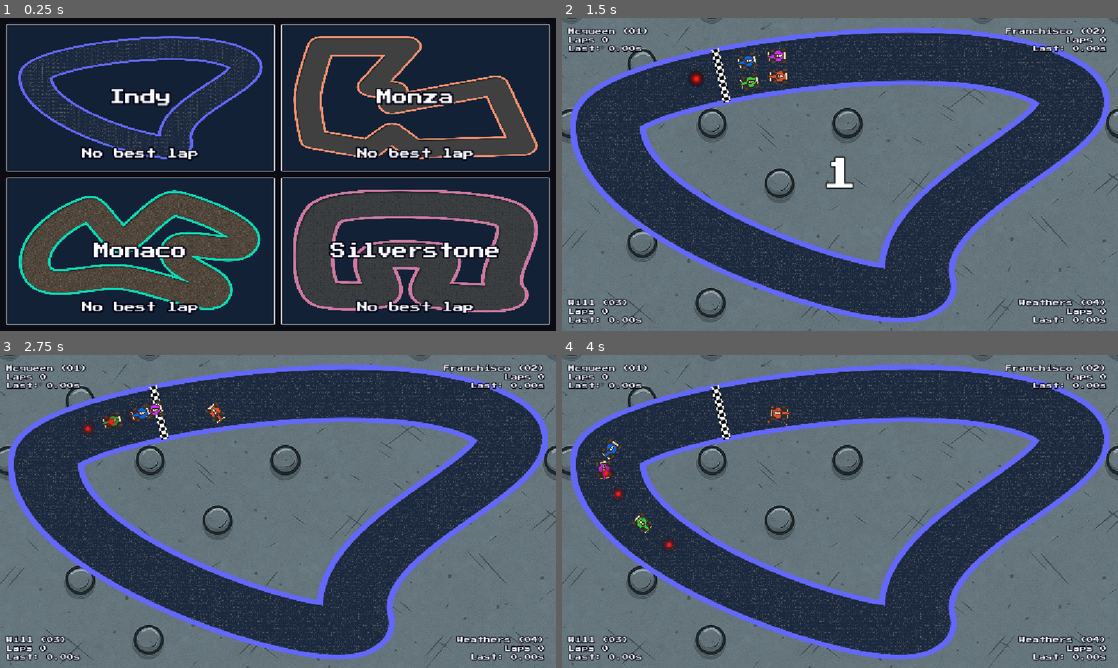
Above: before the commit, frames 1-4 (two rows, left to right).
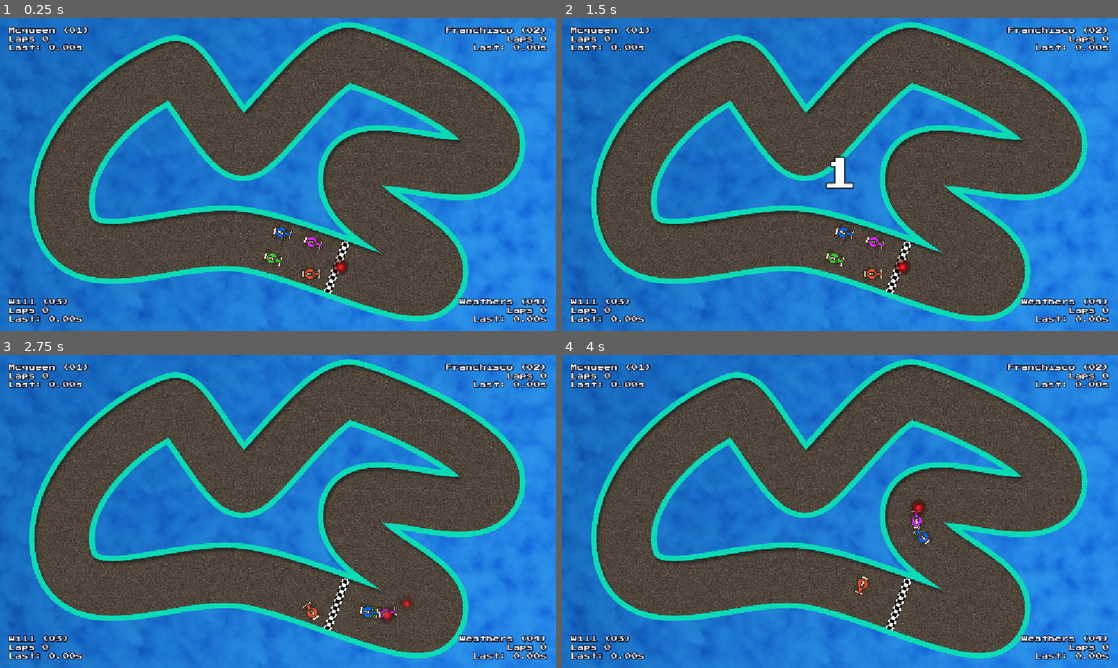
Above: after the commit, the same moments.

Repository: koreem-ahmed/mad-racer
Game: Godot game, scene res://scenes/Tracks/Monaco.tscn
The game is run twice, just before and just after one commit, with the same random seed, the same clock (stepped at 60 frames per second) and the same inputs. Before the commit the project starts from res://scenes/UI/Levels.tscn.
Inputs (mouse positions are in pixels of both pictures, inside the frame that each line leads up to):
- Up to frame 1 (0.25 s): no input
- Up to frame 2 (1.5 s): tap Enter at 0.5 s; move the mouse to (701, 96) at 0.52 s; press the mouse at (701, 96) at 0.53 s; hold Right (ui_right) 0.53-1.28 s; tap S (Start) at 1.25, 1.35 s; move the mouse to (728, 190) at 1.27 s; release the mouse at (728, 190) at 1.28 s; hold Down from 1.28 s (still down)
- Up to frame 3 (2.75 s): move the mouse to (333, 442) at 2.02 s; release Down at 2.03 s; hold Right (ui_right) from 2.03 s (still down); tap Alt at 2.1 s
- Up to frame 4 (4 s): move the mouse to (812, 574) at 2.77 s; release Right (ui_right) at 2.78 s; hold Up (ui_up) 2.78-3.53 s; tap Shift at 2.85 s; click (812, 574) at 2.92 s; move the mouse to (1006, 558) at 3.52 s; press the mouse at (1006, 558) at 3.53 s; hold Left (ui_left) from 3.53 s (still down)

The runs differ from the first frame. In frame 1, 90% of the frame differs, in the area x 0-100%, y 0-100%; in frame 2, 98%; in frame 3, 98%; in frame 4, 98%.

Commit message:
Making advanced AI cars
I began by using a geometry relation between the waypoints to make a triangle between the 3 waypoints after making the triangles it calculates the radius of the prev and next waypoint and then it tracks it a relation which makes the speed and the steering relative to the curves and straight lines in the track by doing that the Cars will feel like real people that change speeds based on curves

Diff:
--- a/Classes/CarRaceData.gd
+++ b/Classes/CarRaceData.gd
@@ -39,13 +39,13 @@
 
 
 
-func set_total_time(_total_time: float) -> void:
-	total_time = _total_time
+func set_total_time(p_total_time: float) -> void:
+	total_time = p_total_time
 
 
-func force_finish(_total_time: float, progress: float) -> void:
+func force_finish(p_total_time: float, progress: float) -> void:
 	partial_progress = progress
-	total_time = _total_time
+	total_time = p_total_time
 
 
 func _to_string() -> String:
--- a/project.godot
+++ b/project.godot
@@ -11,7 +11,7 @@
 [application]
 
 config/name="mad racer"
-run/main_scene="uid://btgmpgaekk13h"
+run/main_scene="uid://c5nipi7uf6chm"
 config/features=PackedStringArray("4.6", "GL Compatibility")
 
 [autoload]
--- a/scenes/Cars/CpuCar.gd
+++ b/scenes/Cars/CpuCar.gd
@@ -6,8 +6,13 @@
 
 @export var debug: bool = true
 @export var waypoint_distance: float = 20.0
-@export var max_speed_limit: float = 350.0
-@export var min_speed_limit: float = 300.0
+@export var max_top_speed_limit: float = 350.0
+@export var min_top_speed_limit: float = 300.0
+@export var max_bottom_speed_limit: float = 120.0
+@export var min_bottom_speed_limit: float = 80.0
+@export var speed_reaction: float = 2.0
+
+
 
 @onready var target_sprite: Sprite2D = $"Target sprite"
 
@@ -24,7 +29,7 @@
 
 func _ready() -> void:
 	target_sprite.visible = debug
-	target_speed = randf_range(min_speed_limit , max_speed_limit)
+	target_speed = randf_range(min_top_speed_limit , max_top_speed_limit)
 
 	super()
 
@@ -32,6 +37,14 @@
 func update_waypoint() -> void:
 	if global_position.distance_to(targeted_waypoint) < waypoint_distance:
 		set_next_waypoint(_next_waypoint.next_waypoint)
+		target_speed = lerp(
+			max_bottom_speed_limit,
+			max_top_speed_limit,
+			_next_waypoint.next_waypoint.radius_factor
+		)
+		print(target_speed)
+
+
 
 
 func set_next_waypoint(wp: Waypoint) -> void:
@@ -51,7 +64,7 @@
 
 	var ta: float = (targeted_waypoint - global_position).angle()
 	rotation = lerp_angle(rotation, ta, steer_reaction * delta)
-	_velocity = lerp(_velocity, target_speed, delta)
+	_velocity = lerp(_velocity, target_speed, speed_reaction * delta)
 	position += transform.x * _velocity * delta
 
 	update_waypoint()
--- a/scenes/Track Processor/TrackProcessor.gd
+++ b/scenes/Track Processor/TrackProcessor.gd
@@ -12,7 +12,7 @@
 
 @export var interval: float = 50.0
 @export var grid_space: float = 75.0
-
+@export var radius_curve: Curve
 
 
 var _waypoints: Array[Waypoint]
@@ -24,6 +24,18 @@
 			printerr("Track_Proccessor: First waypoint missing")
 			return null
 		return _waypoints[0]
+
+
+func calculate_radius() -> void:
+	var min_radius: float = Waypoint.MAX_RADIUS
+
+	for wp in _waypoints:
+		wp.calc_radius()
+		min_radius = min(min_radius, wp.radius)
+
+	for wp in _waypoints:
+		wp.set_radius_factor(min_radius, radius_curve)
+
 
 func connect_waypoints() -> void:
 	var total_wp: int = _waypoints.size()
@@ -57,6 +69,8 @@
 	_waypoints.clear()
 	await generate_waypoints(holder)
 	connect_waypoints()
+	calculate_radius()
+
 	for wp in _waypoints:
 		print(wp)
 
--- a/scenes/Track Processor/TrackProcessor.tscn
+++ b/scenes/Track Processor/TrackProcessor.tscn
@@ -2,6 +2,11 @@
 
 [ext_resource type="Script" uid="uid://d11gdbql3mkli" path="res://scenes/Track Processor/TrackProcessor.gd" id="1_k8hbu"]
 
+[sub_resource type="Curve" id="Curve_k8hbu"]
+_data = [Vector2(0, 0), 0.0, 0.4154887, 0, 0, Vector2(0.364532, 0.9284117), 0.47804087, 0.47804087, 0, 0, Vector2(1, 1), 0.0, 0.0, 0, 0]
+point_count = 3
+
 [node name="TrackProcessor" type="PathFollow2D" unique_id=1278362240]
 loop = false
 script = ExtResource("1_k8hbu")
+radius_curve = SubResource("Curve_k8hbu")
--- a/scenes/Tracks/Track.tscn
+++ b/scenes/Tracks/Track.tscn
@@ -129,7 +129,7 @@
 
 [node name="Music" type="AudioStreamPlayer" parent="." unique_id=2112462705]
 stream = ExtResource("14_u5gbe")
-volume_db = -12.0
+volume_db = -80.0
 autoplay = true
 parameters/looping = true
 
--- a/scenes/Waypoint/WayPoint.gd
+++ b/scenes/Waypoint/WayPoint.gd
@@ -3,9 +3,21 @@
 
 class_name Waypoint
 
+
+const MAX_RADIUS: float = 300.0
+
+
 @onready var right_collision: RayCast2D = $Right_Collision
 @onready var left_collision: RayCast2D = $Left_Collision
 @onready var debuging_label: Label = $Label_for_debug
+
+
+var radius: float = MAX_RADIUS:
+	get: return radius
+
+
+var radius_factor: float = 0.0:
+	get: return radius_factor
 
 
 var number: int = 0:
@@ -30,5 +42,28 @@
 	number = num
 	debuging_label.text = "%d" % num
 
+
+func calc_radius() -> void:
+	var a: float = prev_waypoint.global_position.distance_to(global_position)
+	var b: float = global_position.distance_to(next_waypoint.global_position)
+	var c: float = next_waypoint.global_position.distance_to(prev_waypoint.global_position)
+	var s: float = (a + b + c) / 2
+
+	var area:float = sqrt( max( s * (s - a) * (s - b) * (s - c), 0.0) )
+
+	if !is_zero_approx(area):
+		radius = (a * b * c) / (4.0 * area)
+
+
+
+func set_radius_factor(min_radius: float, radius_curve: Curve) -> void:
+	var adj: float = clampf(radius, min_radius, MAX_RADIUS)
+	var t: float = (adj - min_radius) / (MAX_RADIUS - min_radius)
+	radius_factor = radius_curve.sample(t)
+
+
 func _to_string() -> String:
-	return "%d next:%d prev:%d" % [number, next_waypoint.number, prev_waypoint.number]
+	return "%d next:%d prev:%d rad:%.2f fac:%.2f" % [
+		number, next_waypoint.number, prev_waypoint.number,
+		radius, radius_factor
+		]
Not shown, changed: README.md
